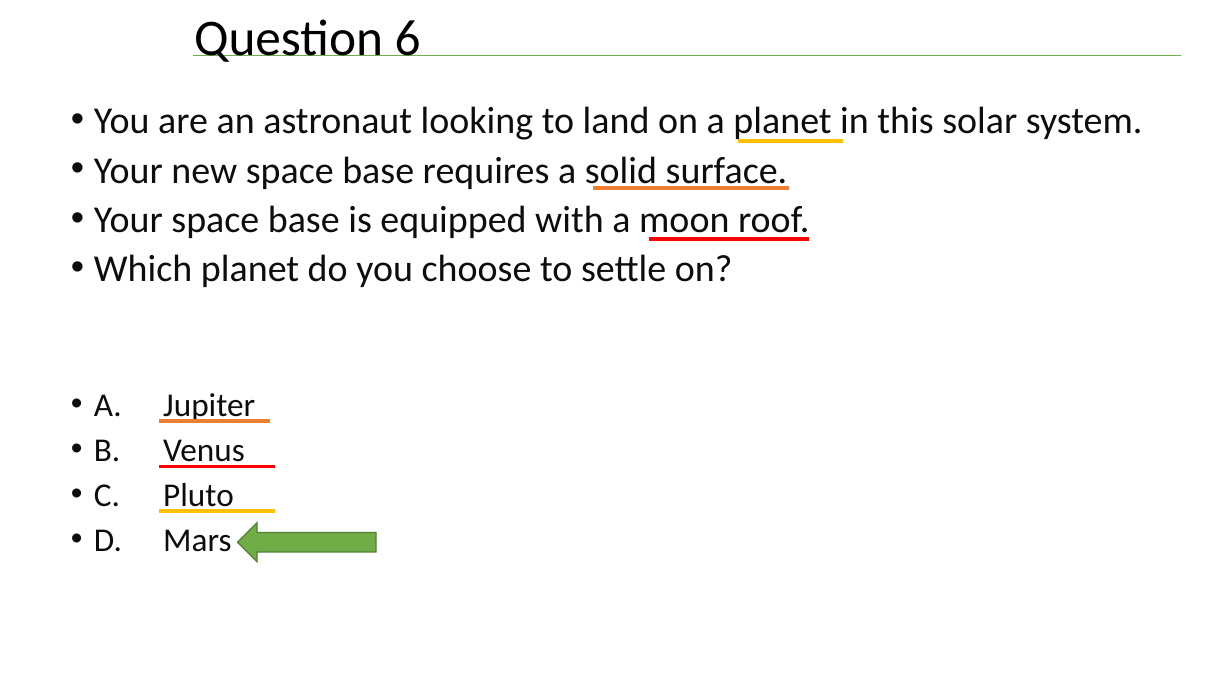
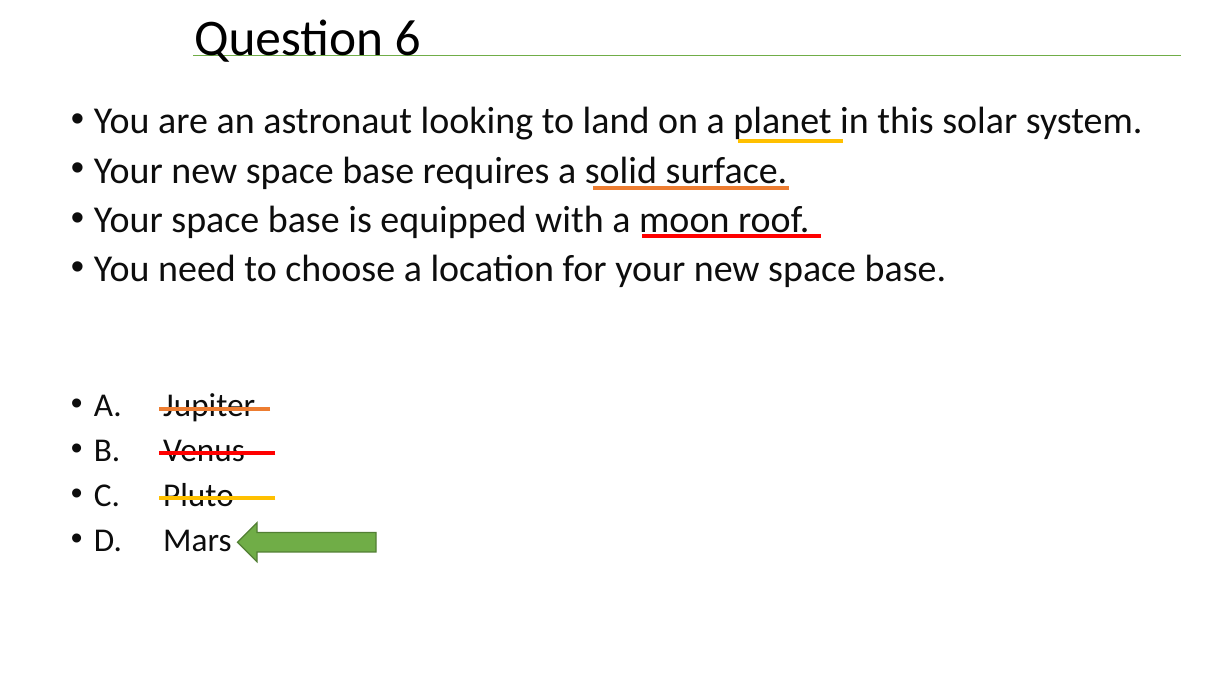
Before and after one commit to williamadba/Public-Presentations, a slide deck: slide 44 of SQLSat Bham 2019/Think Like a Certification Exam.pptx. Drawn at 1232x693 pixels with LibreOffice and Linux fonts; fonts in the diff are those of the drawing. Boxes give left, top, right and bottom in pixels: in the first picture for what was removed or moved away, otherwise in the second. Text is boxed around its words. In the diff, an @@ line names an element or a change of style, - is before the commit and + after.

```diff
--- a/SQLSat Bham 2019/Think Like a Certification Exam.pptx
+++ b/SQLSat Bham 2019/Think Like a Certification Exam.pptx
@@ line moved from (810, 239) - (650, 239) to (821, 237) - (642, 237) @@
@@ text at bbox=[94, 254, 946, 287]: text changed @@
-• Which planet do you choose to settle on?
+• You need to choose a location for your new space base.
@@ line moved from (270, 421) - (160, 421) to (270, 409) - (160, 409) @@
@@ line moved from (275, 467) - (160, 467) to (275, 453) - (160, 453) @@
@@ line moved from (275, 511) - (160, 511) to (275, 498) - (160, 498) @@
```
Also in this commit, not shown: 13 other slides changed.
